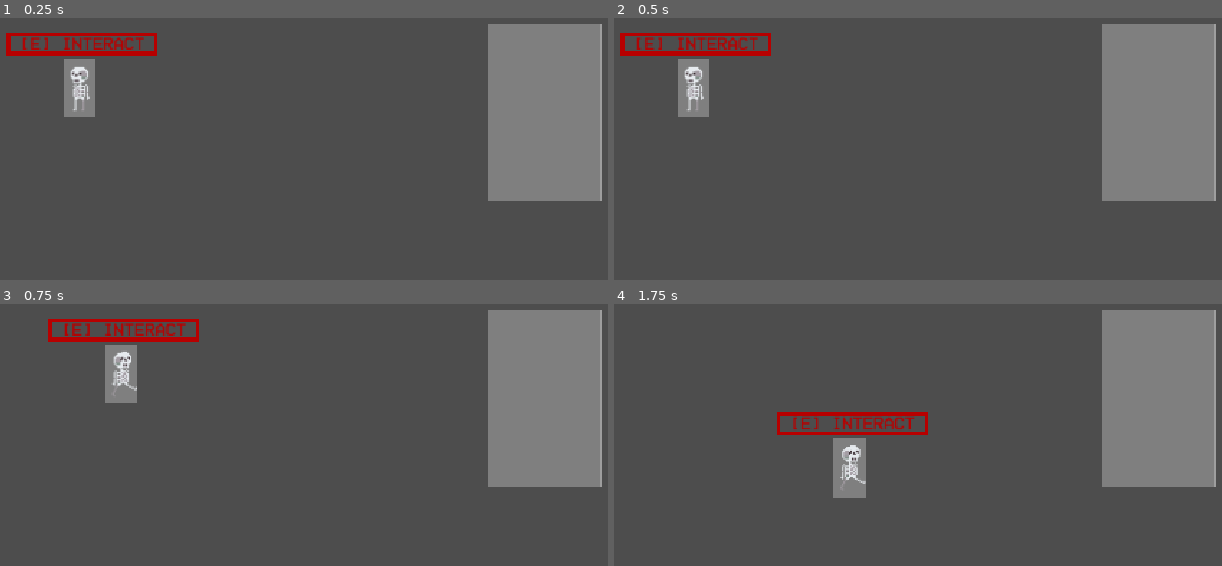
Above: before the commit, frames 1-4 (two rows, left to right).
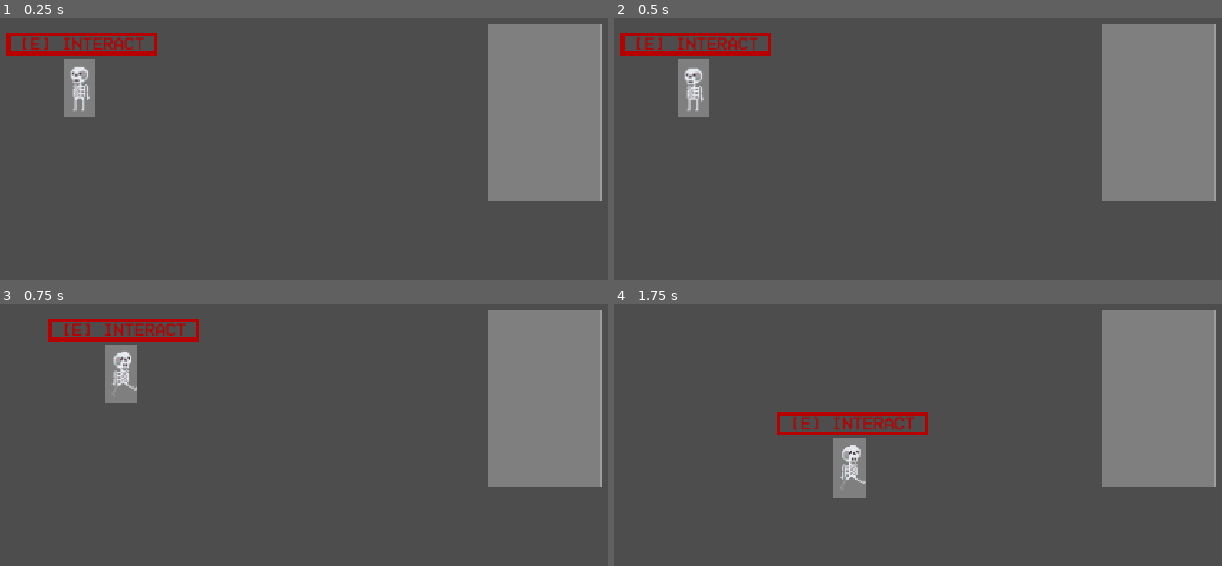
Above: after the commit, the same moments.

Repository: bruttosozial/FoundAndLost
Game: Godot game, scene res://Scenes/main.tscn
Two runs of this game, one before a commit and one after it. Both use one fixed random seed, a clock stepped at 60 frames per second and the inputs below. The engine's default icon, where the game draws it, is replaced by a stand-in: a white triangle on a blue panel in a dark square.
Inputs:
- Up to frame 1 (0.25 s): no input
- Up to frame 2 (0.5 s): no input
- Up to frame 3 (0.75 s): tap Enter at 0.5 s; hold Right (ui_right) from 0.53 s (still down); tap E (interact) at 0.6 s
- Up to frame 4 (1.75 s): release Right (ui_right) at 1.28 s; hold Down (ui_down) from 1.28 s (still down); tap E (interact) at 1.35 s

The runs differ from the first frame. In frame 1, less than 0.1% of the frame differs, in the area x 13-14%, y 31-36%; in frame 2, 0.2%, in the area x 11-15%, y 18-36%; in frame 3, nothing differs; in frame 4, nothing differs.

Commit message:
Added idle animation

Diff:
--- a/Scenes/Skelly.tscn
+++ b/Scenes/Skelly.tscn
@@ -5,10 +5,19 @@
 [ext_resource type="Texture2D" uid="uid://cbssrmergedy8" path="res://Assets/icon.svg" id="3_yf50s"]
 [ext_resource type="Theme" uid="uid://bo45umqon0p4n" path="res://Resources/footage_deleted.tres" id="4_smh3g"]
 [ext_resource type="Texture2D" uid="uid://dl8qmlfs6c2wi" path="res://Assets/Character/sk_elleton-Sheet.png" id="5_4u5wa"]
+[ext_resource type="Texture2D" uid="uid://dr6rtk70wrrp2" path="res://Assets/Character/sk_elleton_idle-Sheet.png" id="5_tlx6r"]
 
 [sub_resource type="CapsuleShape2D" id="CapsuleShape2D_3mm3k"]
 radius = 20.0
 height = 72.0
+
+[sub_resource type="AtlasTexture" id="AtlasTexture_otwt0"]
+atlas = ExtResource("5_tlx6r")
+region = Rect2(0, 0, 32, 50)
+
+[sub_resource type="AtlasTexture" id="AtlasTexture_1uow1"]
+atlas = ExtResource("5_tlx6r")
+region = Rect2(32, 0, 32, 50)
 
 [sub_resource type="AtlasTexture" id="AtlasTexture_tlx6r"]
 atlas = ExtResource("5_4u5wa")
@@ -28,6 +37,17 @@
 
 [sub_resource type="SpriteFrames" id="SpriteFrames_r5iys"]
 animations = [{
+"frames": [{
+"duration": 1.0,
+"texture": SubResource("AtlasTexture_otwt0")
+}, {
+"duration": 1.0,
+"texture": SubResource("AtlasTexture_1uow1")
+}],
+"loop": 1,
+"name": &"idle",
+"speed": 2.0
+}, {
 "frames": [{
 "duration": 1.0,
 "texture": SubResource("AtlasTexture_tlx6r")
@@ -91,6 +111,5 @@
 position = Vector2(-2, -7)
 scale = Vector2(1.96875, 1.96875)
 sprite_frames = SubResource("SpriteFrames_r5iys")
-animation = &"run"
-frame = 3
-frame_progress = 0.82736385
+animation = &"idle"
+frame_progress = 0.37554845
--- a/Scripts/skelly.gd
+++ b/Scripts/skelly.gd
@@ -23,7 +23,7 @@
 			animated_sprite.play("run")
 	else:
 		velocity = Vector2.ZERO
-		animated_sprite.stop()
+		animated_sprite.play("idle")
 
 	move_and_slide()
 
Binary file added: Assets/Character/sk_elleton_idle-Sheet.png
Not shown, added: Assets/Character/sk_elleton_idle-Sheet.png.import
